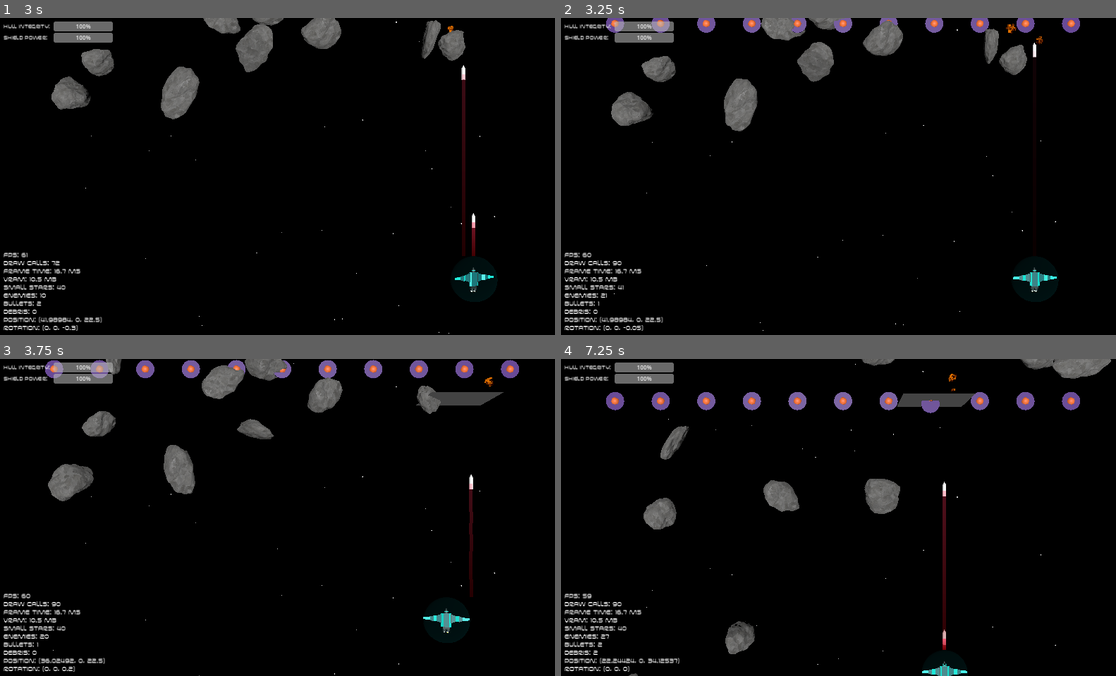
Above: before the commit, frames 1-4 (two rows, left to right).
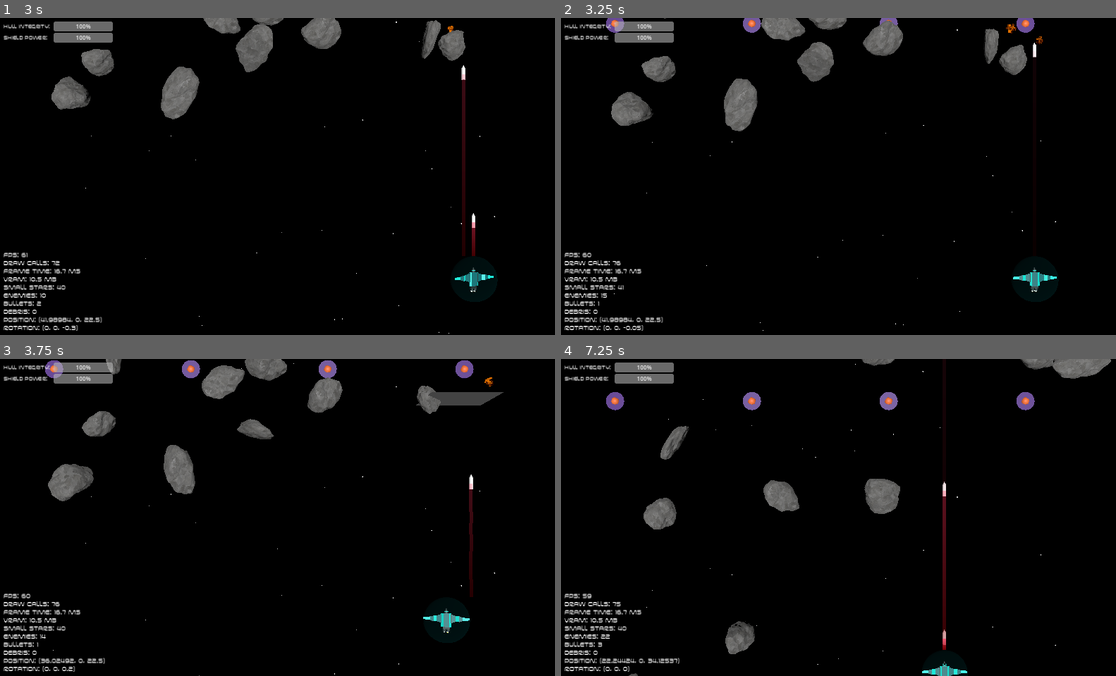
Above: after the commit, the same moments.

Repository: ccozad/space-shooter-godot-4
Game: Godot game, scene res://main.tscn
The game is run twice, just before and just after one commit, with the same random seed, the same clock (stepped at 60 frames per second) and the same inputs.
Inputs (mouse positions are in pixels of both pictures, inside the frame that each line leads up to):
- Up to frame 1 (3 s): move the mouse to (405, 160) at 0.52 s; press the mouse at (405, 160) at 0.53 s; hold D (move_right) 0.53-1.28 s; move the mouse to (166, 192) at 1.27 s; release the mouse at (166, 192) at 1.28 s; hold S (move_down) 1.28-2.03 s; click (166, 192) at 1.35 s; move the mouse to (338, 106) at 2.02 s; press the mouse at (338, 106) at 2.03 s; hold D (move_right) 2.03-2.78 s; move the mouse to (255, 239) at 2.77 s; release the mouse at (255, 239) at 2.78 s; hold Shift (accelerate) from 2.78 s (still down); click (255, 239) at 2.85 s
- Up to frame 2 (3.25 s): keep holding Shift (accelerate)
- Up to frame 3 (3.75 s): move the mouse to (449, 565) at 3.52 s; release Shift (accelerate) at 3.53 s; press the mouse at (449, 565) at 3.53 s; hold A (move_left) from 3.53 s (still down)
- Up to frame 4 (7.25 s): move the mouse to (672, 469) at 4.27 s; release the mouse at (672, 469) at 4.28 s; click (672, 469) at 4.35 s; move the mouse to (871, 517) at 5.02 s; release A (move_left) at 5.03 s; press the mouse at (871, 517) at 5.03 s; hold S (move_down) 5.03-5.78 s; move the mouse to (760, 438) at 5.77 s; release the mouse at (760, 438) at 5.78 s; hold D (move_right) 5.78-6.53 s; click (760, 438) at 5.85 s; move the mouse to (966, 501) at 6.52 s; press the mouse at (966, 501) at 6.53 s; hold Shift (accelerate) from 6.53 s (still down)

Frame 1 is identical in both runs. In frame 2, 0.9% of the frame differs, in the area x 7-94%, y 0-89%; in frame 3, 0.9%; in frame 4, 1.5%, in the area x 5-94%, y 4-94%.

Commit message:
Enemy bullet sound, adjust tutorial level

Diff:
--- a/autoload/game_manager.gd
+++ b/autoload/game_manager.gd
@@ -79,7 +79,7 @@
 			var bullet = BULLET.instantiate()
 			bullet.init(weapon)
 			root_node.add_child(bullet)
-	SoundManager.fire_bullet()
+			SoundManager.fire_bullet()
 
 func create_explosion(root_node, source_node, width, height):
 	var explosion = EXPLOSION.instantiate()
@@ -125,3 +125,4 @@
 				var bullet = event.fire.shot.instantiate()
 				bullet.init(weapon, enemy.rotation.y)
 				root_node.add_child(bullet)
+				SoundManager.fire_enemy_bullet()
--- a/autoload/sound_manager.gd
+++ b/autoload/sound_manager.gd
@@ -4,9 +4,13 @@
 @onready var explosion_sound: AudioStreamPlayer = $ExplosionSound
 @onready var rock_hit_sound = [$RockHit, $RockHit2, $RockHit3]
 @onready var metal_hit_sound: AudioStreamPlayer = $MetalHit
+@onready var enemy_bullet_sound: AudioStreamPlayer = $EnemyBulletSound
 
 func fire_bullet():
 	bullet_sound.play()
+
+func fire_enemy_bullet():
+	enemy_bullet_sound.play()
 
 func explode():
 	explosion_sound.play()
--- a/autoload/sound_manager.tscn
+++ b/autoload/sound_manager.tscn
@@ -6,6 +6,7 @@
 [ext_resource type="AudioStream" uid="uid://ds451ou610k3a" path="res://sounds/hit_1.wav" id="4_rrp1s"]
 [ext_resource type="AudioStream" uid="uid://crqvqdbv5v1up" path="res://sounds/hit_3.wav" id="5_pdakx"]
 [ext_resource type="AudioStream" uid="uid://b1daxv4o751mq" path="res://sounds/hit_4.wav" id="6_66abv"]
+[ext_resource type="AudioStream" uid="uid://cj58s28ypwqx3" path="res://sounds/enemy_laser.wav" id="7_5l806"]
 
 [node name="SoundManager" type="Node"]
 script = ExtResource("1_kcf2j")
@@ -30,3 +31,6 @@
 stream = ExtResource("6_66abv")
 
 [node name="MetalHit" type="AudioStreamPlayer" parent="."]
+
+[node name="EnemyBulletSound" type="AudioStreamPlayer" parent="."]
+stream = ExtResource("7_5l806")
--- a/levels/tutorial.gd
+++ b/levels/tutorial.gd
@@ -49,12 +49,12 @@
 
 func get_enemy_ship_wave():
 		var wave = []
-		for i in 11:
+		for i in 5:
 			wave.append({
 				"enemy": ENEMY_SHIP_1,
 				"spawn": {
 					"hit_points": 20,
-					"coords": Vector3(-50 + i * 10, 0, GameManager.boundary.top + 1),
+					"coords": Vector3(-50 + i * 30, 0, GameManager.boundary.top + 1),
 					"scale": Vector3(2, 2, 2),
 					"direction": Vector3(0, 0, 2.0),
 					"rotation": Vector3(0, 0, 0)
--- a/project.godot
+++ b/project.godot
@@ -76,6 +76,7 @@
 shoot_primary={
 "deadzone": 0.5,
 "events": [Object(InputEventMouseButton,"resource_local_to_scene":false,"resource_name":"","device":-1,"window_id":0,"a …(253 unchanged characters)…
+, Object(InputEventKey,"resource_local_to_scene":false,"resource_name":"","device":0,"window_id":0,"alt_pressed":false,"shift_pressed":false,"ctrl_pressed":false,"meta_pressed":false,"pressed":false,"keycode":0,"physical_keycode":32,"key_label":0,"unicode":0,"location":0,"echo":false,"script":null)
 ]
 }
 accelerate={
Not shown: 1 places in autoload/sound_manager.tscn that only renumber resources
Not shown, added: sounds/enemy_laser.wav.import
Not shown, added: sounds/enemy_laser.wav
